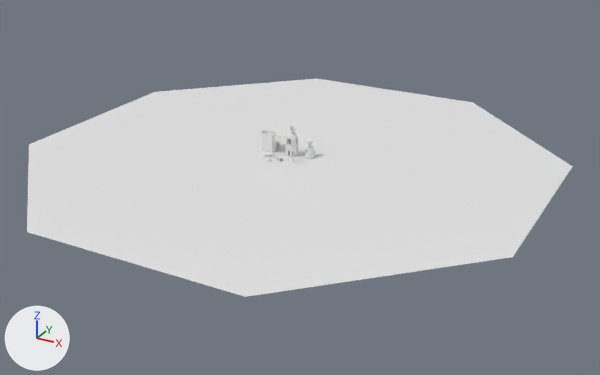
An edit to the FBX model Assets/_game/Maps/TheTower.fbx, drawn before and after from the same camera.
Rendered twice from a 50 mm camera at (552.0, -984.0, 443.0) aimed at (20.0, -17.0, -40.0). The lights are fixed; the arrows at lower left show +X, +Y and +Z. Where no turn or scale is listed for an object, it has been applied to the vertices.
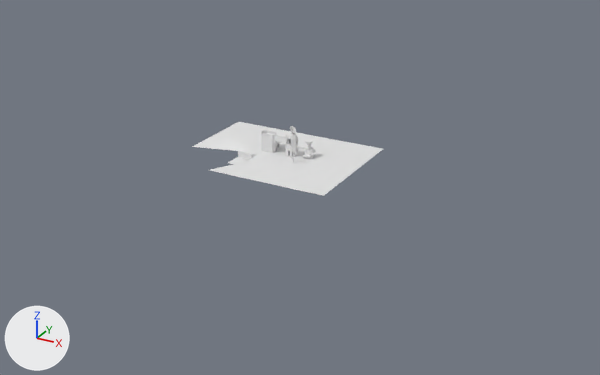
Changed parts and their boxes (x1, y1, x2, y2) in the pictures (600 x 375 px):
'Cylinder', reshaped (65% narrower, 66% shorter)
    before: (27, 79, 573, 297)
    after: (192, 122, 383, 196)
'Cube.014', moved, turned
    before: (303, 139, 316, 159)
    after: (303, 140, 316, 159)

What the commit changed:
me_cylinder_003 is used by ob_cylinder; location (-2.0, 0.0, 9.0).
me_cylinder_003 had 148 vertices, 149 faces and spanned x -368.0..368.0, y -368.0..368.0, z -14.0..25.0.
me_cylinder_003 now has 209 vertices, 190 faces and spans x -148.0..107.0, y -106.0..88.0, z -14.0..25.0.
me_cylinder_003 part 1: 2 vertices moved within x -5.0, y -3.0..3.0, z 9.0; 12 vertices removed from x -368.0..368.0, y -368.0..368.0, z -9.0; 73 vertices added at x -148.0..107.0, y -106.0..88.0, z -14.0..19.0.
Object 'Cube.014' (ob_cube_014) moves from (31.0, 8.0, 4.0) to (24.0, 4.0, 12.0).
Object 'Cube.014' (ob_cube_014) turns from (0, 0, 14) to (0, 0, -78) degrees about x, y and z.
